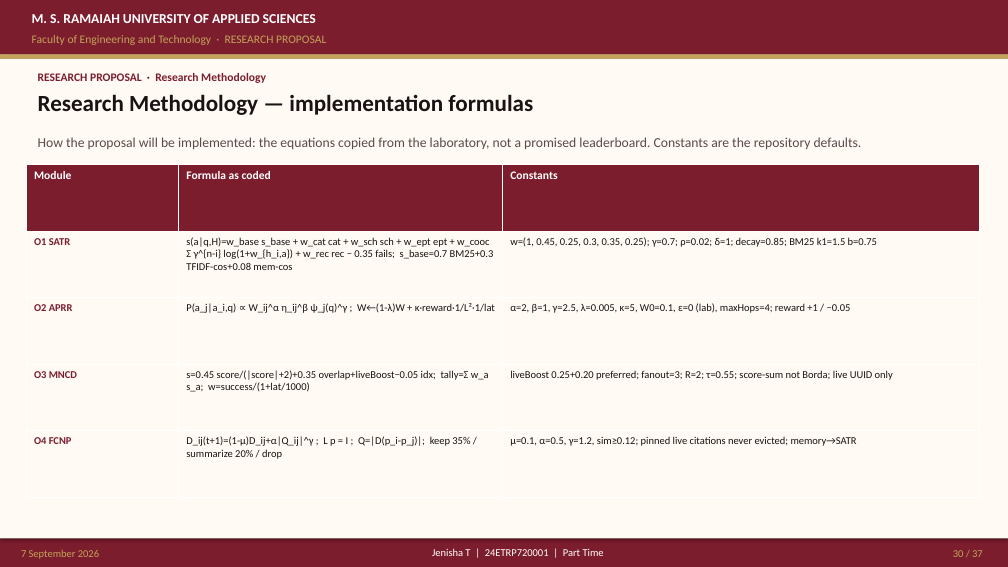
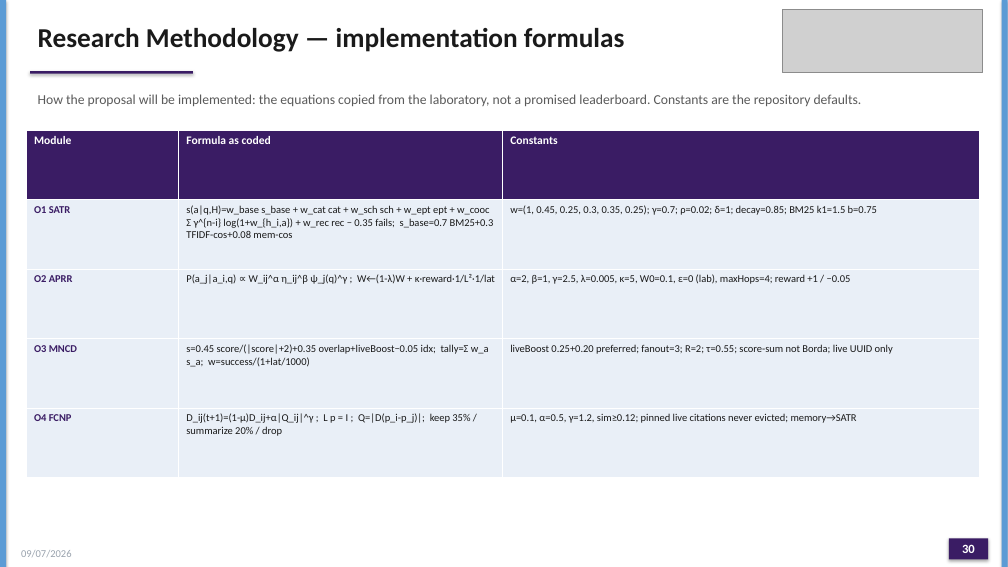
Before and after one commit to joyjeni/phd-agentic-ai-master, a slide deck: slide 30 of ACRS_PhD_Proposal_JenishaT_24ETRP720001.pptx. Drawn at 1008x567 pixels with LibreOffice and Linux fonts; fonts in the diff are those of the drawing; grey boxes stand for pictures. Boxes give left, top, right and bottom in pixels: in the first picture for what was removed or moved away, otherwise in the second. Text is boxed around its words. In the diff, an @@ line names an element or a change of style, - is before the commit and + after.

```diff
--- a/ACRS_PhD_Proposal_JenishaT_24ETRP720001.pptx
+++ b/ACRS_PhD_Proposal_JenishaT_24ETRP720001.pptx
@@ rectangle removed at (x1=0, y1=0, x2=1008, y2=54) @@
@@ rectangle added at (x1=0, y1=0, x2=6, y2=567), fill #5B9BD5 @@
@@ text "Research Methodology — implementation formulas" moved from (x1=38, y1=94, x2=533, y2=115) to (x1=38, y1=28, x2=624, y2=52) @@
@@ text "Research Methodology — implementation formulas" at (x1=38, y1=28, x2=624, y2=52): size 22 to 26 pt, text colour #1A1214 to #1A1A1A @@
@@ text removed at (x1=32, y1=14, x2=316, y2=23) @@
-M. S. RAMAIAH UNIVERSITY OF APPLIED SCIENCES
@@ picture added at (x1=783, y1=9, x2=983, y2=73) @@
@@ rectangle added at (x1=1002, y1=0, x2=1008, y2=567), fill #5B9BD5 @@
@@ rectangle removed at (x1=0, y1=54, x2=1008, y2=59) @@
@@ rectangle removed at (x1=0, y1=59, x2=1008, y2=538) @@
@@ text removed at (x1=32, y1=35, x2=326, y2=45) @@
-Faculty of Engineering and Technology · RESEARCH PROPOSAL
@@ text "How the proposal will be ..." moved from (x1=38, y1=137, x2=862, y2=149) to (x1=38, y1=94, x2=862, y2=106) @@
@@ text "How the proposal will be ..." at (x1=38, y1=94, x2=862, y2=106): text colour #5C4A4E to #5A5A5A @@
@@ rectangle added at (x1=30, y1=71, x2=193, y2=74), fill #3A1C64 @@
@@ text removed at (x1=38, y1=73, x2=266, y2=83) @@
-RESEARCH PROPOSAL · Research Methodology
@@ table at (x1=26, y1=130, x2=979, y2=478) @@
@@ fill #7C1D2E to #3A1C64 in row 1 @@
@@ fill #FFFAF3 to #E9EFF7 in 12 cells @@
@@ text colour #7C1D2E to #3A1C64 in "O1 SATR", "O2 APRR", "O3 MNCD", "O4 FCNP" @@
@@ text colour #1A1214 to #1A1A1A @@
@@ table resized from (x1=26, y1=165, x2=979, y2=498) to (x1=26, y1=130, x2=979, y2=478) @@
@@ rectangle removed at (x1=0, y1=538, x2=1008, y2=567) @@
@@ rectangle added at (x1=949, y1=538, x2=988, y2=560), fill #3A1C64 @@
@@ text at (x1=21, y1=550, x2=72, y2=557): text changed; text colour #C4A35A to #9AA3AE @@
-7 September 2026
+09/07/2026
@@ text removed at (x1=432, y1=548, x2=604, y2=556) @@
-Jenisha T | 24ETRP720001 | Part Time
@@ page number at (x1=962, y1=544, x2=975, y2=553): text changed; size 10 to 12 pt; text colour #C4A35A to #FFFFFF; bold on @@
-30 / 37
+30
```
Also in this commit, not shown: 36 other slides changed, 41 other files.
